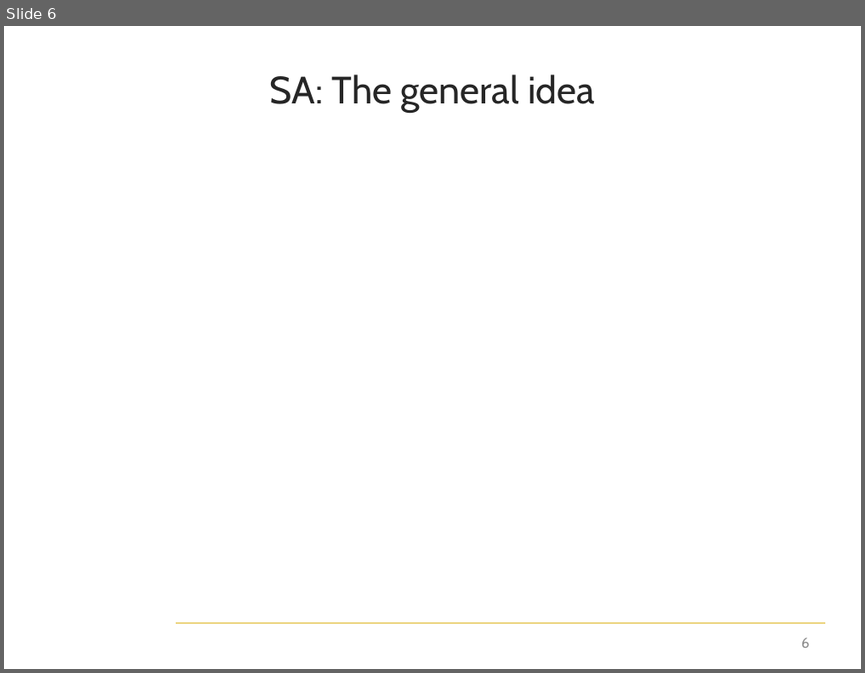
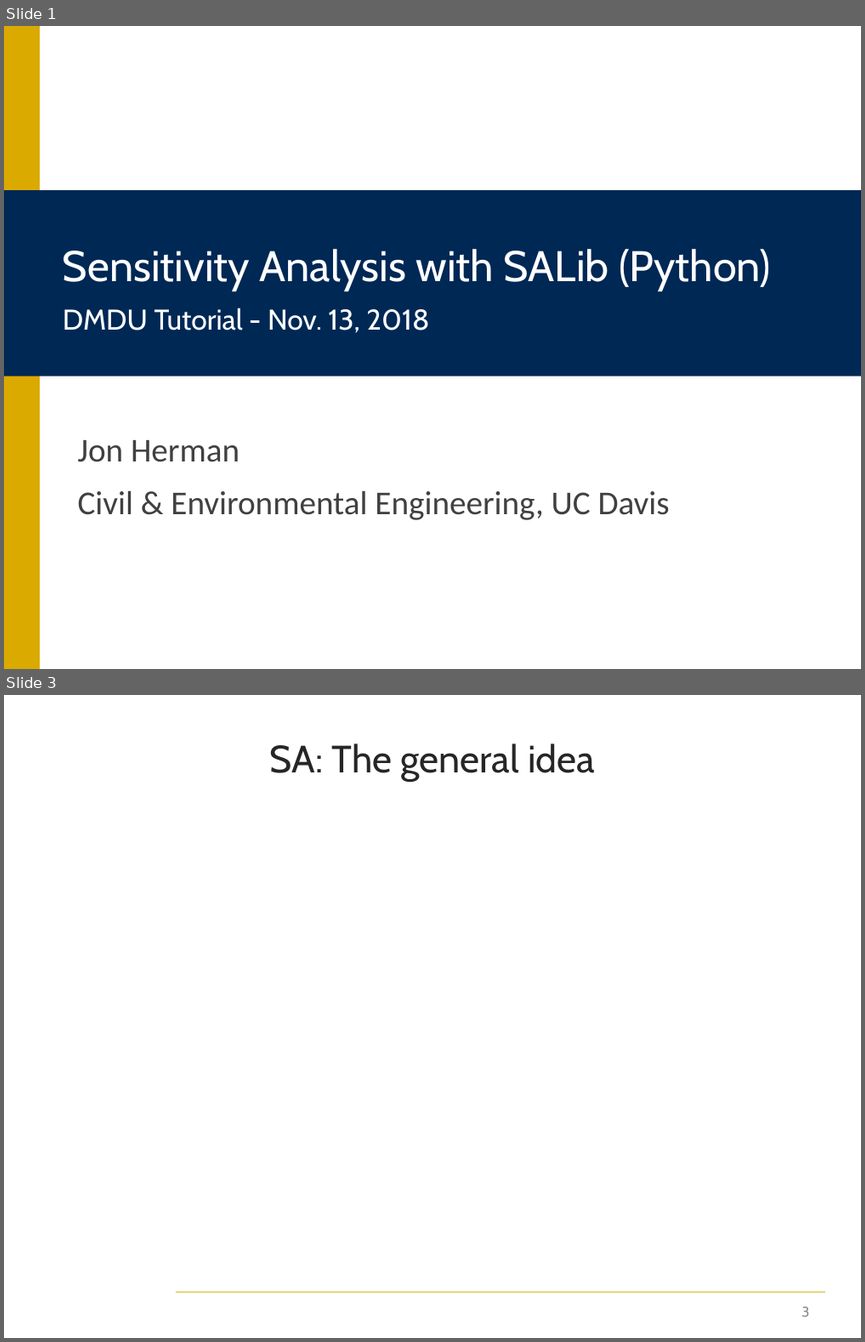
Before and after one commit to jdherman/DMDU-2018-SALib-Tutorial, a slide deck: herman-dmdu-SALib-tutorial.pptx. Shown one above the other, each under a label of ours: slide 6 before the commit, slides 1 and 3 after it; the slides between them are not shown. The pictures are 865x673 and 865x1342 pixels, drawn with LibreOffice and Linux fonts; fonts in the diff are those of the drawing; grey boxes stand for pictures; background and template pictures are left out. Boxes give left, top, right and bottom in pixels: in the first picture for what was removed or moved away, otherwise in the second. Text is boxed around its words. In the diff, an @@ line names an element or a change of style, - is before the commit and + after.

```diff
--- a/herman-dmdu-SALib-tutorial.pptx
+++ b/herman-dmdu-SALib-tutorial.pptx
@@ slide 1 added at bbox=[4, 26, 861, 669], background #FFFFFF @@
@@ rectangle added at bbox=[4, 26, 40, 669], fill #DAAA00 @@
@@ rectangle added at bbox=[4, 191, 861, 376], fill #002855 @@
@@ title added at bbox=[63, 249, 771, 290], 36 pt, text #FFFFFF @@
+Sensitivity Analysis with SALib (Python)
@@ subtitle added at bbox=[63, 307, 429, 333], 24 pt, text #FFFFFF @@
+DMDU Tutorial - Nov. 13, 2018
@@ text added at bbox=[78, 440, 670, 520], 28 pt, text #404040 @@
+Jon Herman
+Civil & Environmental Engineering, UC Davis
@@ what was slide 6 is now slide 3 @@
@@ page number at bbox=[801, 1306, 809, 1316]: text changed @@
-6
+3
```
Also in this commit, not shown: 4 slides changed, 5 other slides added, 13 slides removed, 4 other files.
